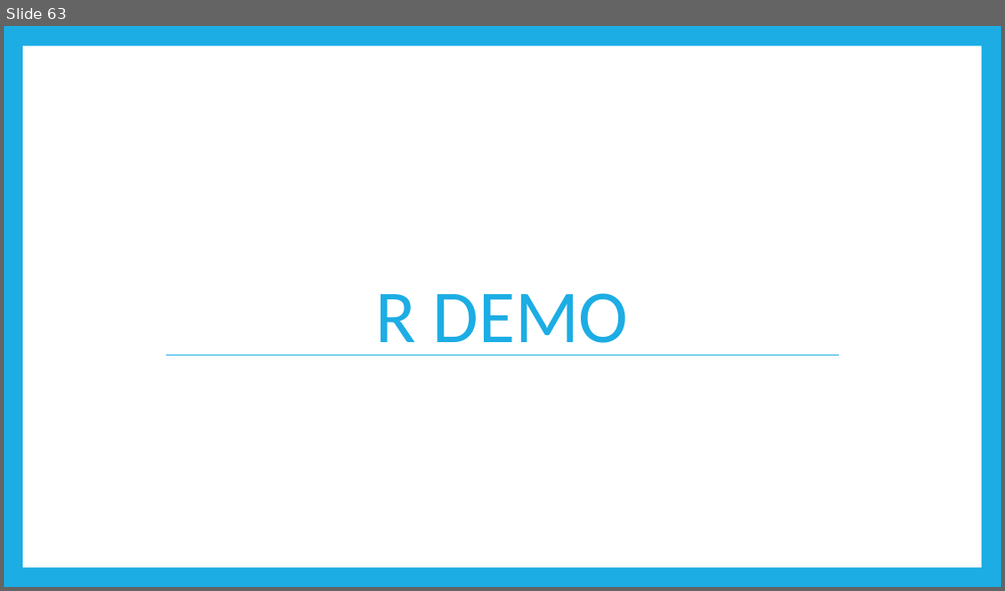
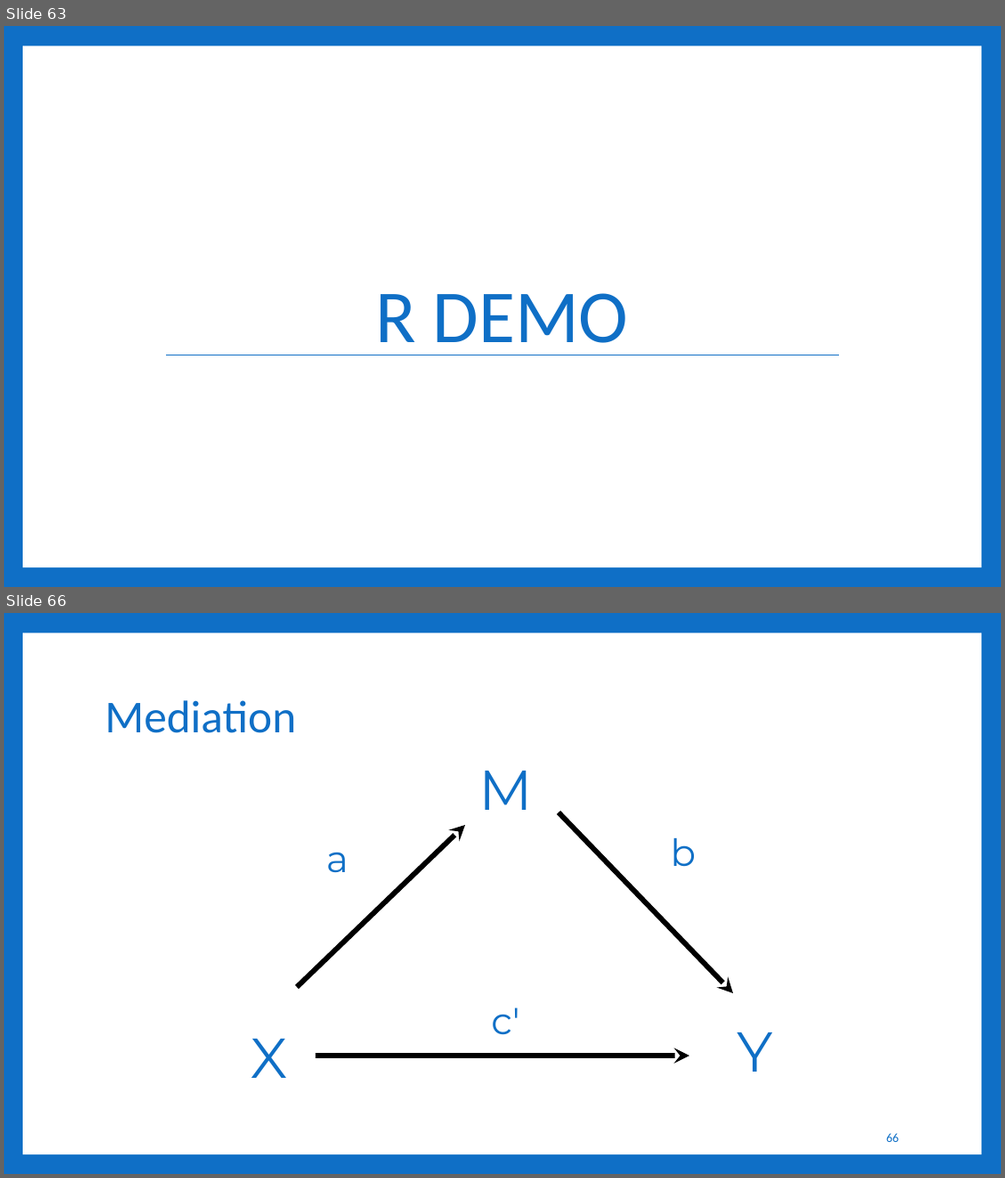
Before and after one commit to RandiLGarcia/smith-r-workshop, a slide deck: docs/Day 3 Slides.pptx. Shown one above the other, each under a label of ours: slide 63 before the commit, slides 63 and 66 after it; the slides between them are not shown. The pictures are 1005x591 and 1005x1178 pixels, drawn with LibreOffice and Linux fonts; fonts in the diff are those of the drawing. Boxes give left, top, right and bottom in pixels: in the first picture for what was removed or moved away, otherwise in the second. Text is boxed around its words. In the diff, an @@ line names an element or a change of style, - is before the commit and + after.

```diff
--- a/docs/Day 3 Slides.pptx
+++ b/docs/Day 3 Slides.pptx
@@ slide 66 added at box(4, 613, 1001, 1174), background #0F6FC6; not listed: 1 template element that a slide beside it also shows @@
@@ title added at box(105, 700, 296, 733), 44 pt, text #0F6FC6 @@
+Mediation
@@ text added at box(478, 771, 532, 810), 54 pt, text #0F6FC6 @@
+M
@@ arrow added from (297, 987) to (465, 825), #000000 5 pt @@
@@ arrow added from (558, 812) to (733, 993), #000000 5 pt @@
@@ text added at box(326, 852, 348, 873), 36 pt, text #0F6FC6 @@
+a
@@ text added at box(671, 838, 696, 867), 36 pt, text #0F6FC6 @@
+b
@@ text added at box(491, 1007, 519, 1035), 36 pt, text #0F6FC6 @@
+c'
@@ text added at box(251, 1038, 287, 1078), 54 pt, text #0F6FC6 @@
+X
@@ text added at box(736, 1032, 772, 1071), 54 pt, text #0F6FC6 @@
+Y
@@ arrow added from (316, 1055) to (689, 1055), #000000 5 pt @@
@@ page number added at box(886, 1133, 898, 1142), 12 pt, text #0F6FC6 @@
+66
@@ slide 63 changed as well @@
@@ background #1CADE4 to #0F6FC6 @@
@@ title "R DEMO" at box(375, 293, 629, 355): text colour #1CADE4 to #0F6FC6 @@
@@ line (166, 355) - (840, 355): stroke #1CADE4 0.79 pt to #0F6FC6 0.79 pt @@
```
Also in this commit, not shown: 62 other slides changed, 59 other slides added, 4 other files.
